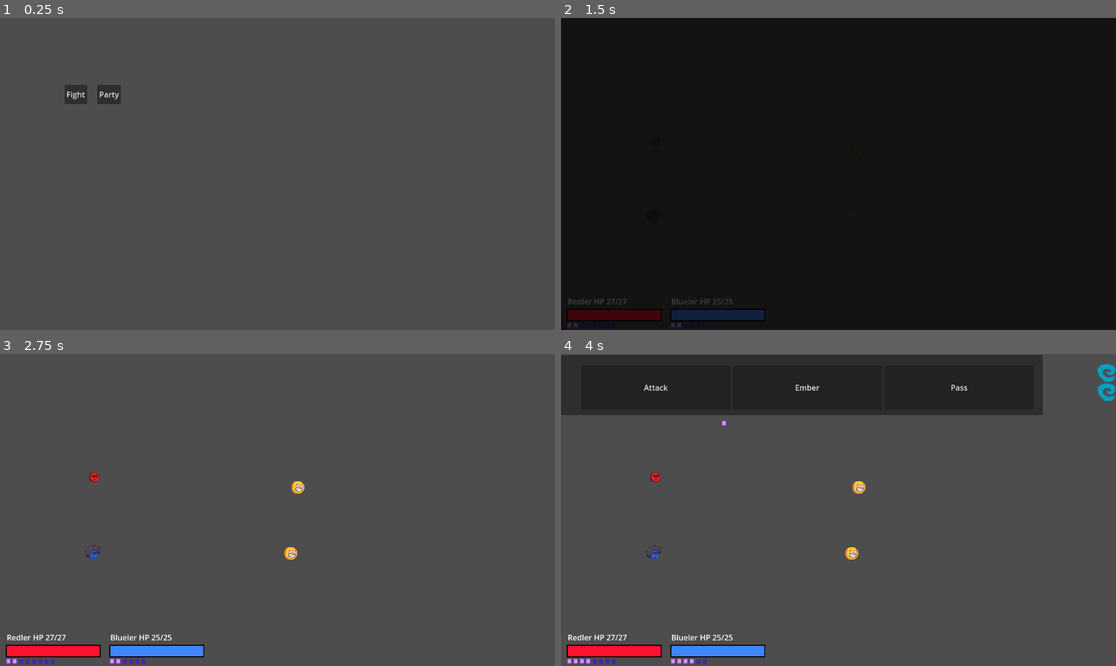
Above: before the commit, frames 1-4 (two rows, left to right).
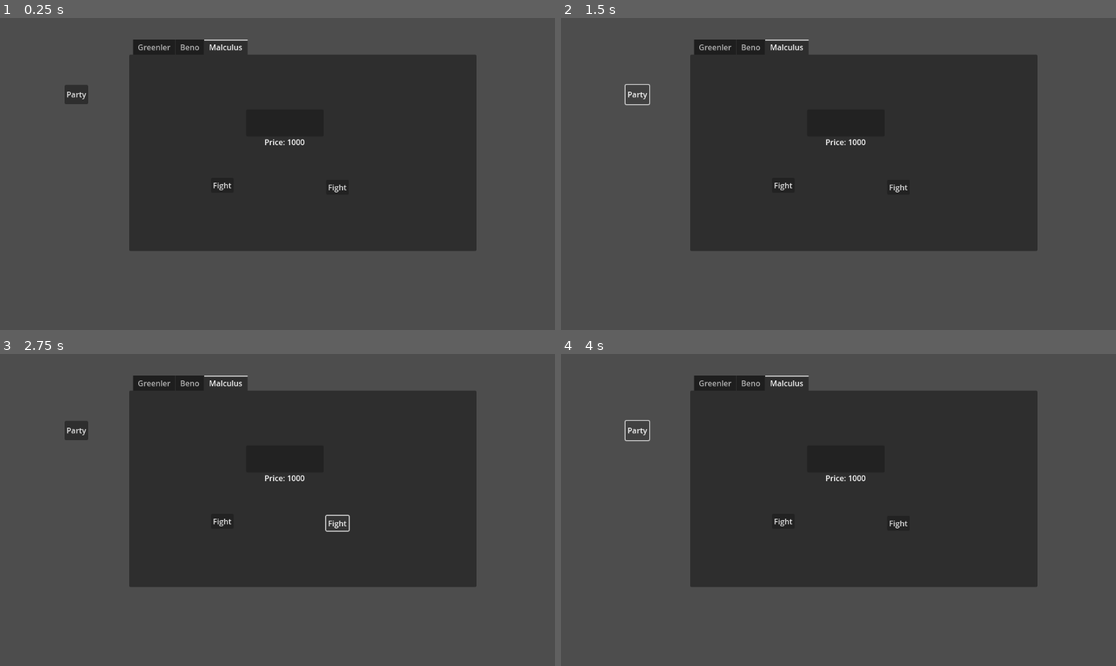
Above: after the commit, the same moments.

Repository: PixelBrownieSoftware/RedBlueBattles-RPG
Game: Godot game, scene res://scenes/overworld_scene.tscn
Same seed, same stepped clock (60 frames per second), same inputs: the game is played once before the commit and once after it.
Inputs (mouse positions are in pixels of both pictures, inside the frame that each line leads up to):
- Up to frame 1 (0.25 s): no input
- Up to frame 2 (1.5 s): click "Fight" at 0.5 s; click (638, 96) at 1.25 s, where only the run after the commit has a clickable "Party"
- Up to frame 3 (2.75 s): click (338, 522) at 2 s, where only the run after the commit has a clickable "Fight"
- Up to frame 4 (4 s): click (844, 460) at 2.77 s; click (638, 432) at 3.5 s, where only the run after the commit has a clickable "Party"

The runs differ from the first frame. In frame 1, 40% of the frame differs, in the area x 12-86%, y 6-75%; in frame 2, 98%, in the area x 0-100%, y 0-100%; in frame 3, 42%; in frame 4, 48%.
Error after the commit: Modulo by zero error in operator '%'. (res://src/buttons/button_group.gd:9)

Commit message:
added battle menu

Diff:
--- a/data/groups/test_enemies.tres
+++ b/data/groups/test_enemies.tres
@@ -1,15 +1,24 @@
-[gd_resource type="Resource" script_class="battle_group_data" load_steps=5 format=3 uid="uid://dcfu24v3efmrk"]
+[gd_resource type="Resource" script_class="battle_group_data" load_steps=6 format=3 uid="uid://dcfu24v3efmrk"]
 
 [ext_resource type="Resource" uid="uid://dml8a01r6lspa" path="res://data/characters/looney.tres" id="1_f2l82"]
 [ext_resource type="Script" path="res://src/battle_group_data.gd" id="1_w6l7a"]
 [ext_resource type="Script" path="res://src/scripts/battle_group_member.gd" id="2_tkavm"]
 
 [sub_resource type="Resource" id="Resource_wsqu0"]
+resource_local_to_scene = true
 script = ExtResource("2_tkavm")
 character = ExtResource("1_f2l82")
 skills = Array[Resource("res://src/scripts/skill.gd")]([])
-level = 2
+min_level = 1
+max_level = 2
+
+[sub_resource type="Resource" id="Resource_0weri"]
+script = ExtResource("2_tkavm")
+character = ExtResource("1_f2l82")
+skills = Array[Resource("res://src/scripts/skill.gd")]([])
+min_level = 1
+max_level = 3
 
 [resource]
 script = ExtResource("1_w6l7a")
-opponents = Array[ExtResource("2_tkavm")]([SubResource("Resource_wsqu0"), SubResource("Resource_wsqu0")])
+opponents = Array[ExtResource("2_tkavm")]([SubResource("Resource_wsqu0"), SubResource("Resource_0weri")])
--- /dev/null
+++ b/objects/UI/battle_select_button.tscn
@@ -0,0 +1,9 @@
+[gd_scene load_steps=2 format=3 uid="uid://cks6y325db8c4"]
+
+[ext_resource type="Script" path="res://src/buttons/button_group.gd" id="1_0ep0l"]
+
+[node name="To battle" type="Button"]
+text = "Fight"
+script = ExtResource("1_0ep0l")
+
+[connection signal="pressed" from="." to="." method="_on_pressed"]
--- /dev/null
+++ b/objects/level_lock.tscn
@@ -0,0 +1,8 @@
+[gd_scene load_steps=2 format=3 uid="uid://mnk5p5e8jqir"]
+
+[ext_resource type="Script" path="res://scenes/level_selector.gd" id="1_d52iw"]
+
+[node name="Level lock" type="Control"]
+layout_mode = 3
+anchors_preset = 0
+script = ExtResource("1_d52iw")
--- /dev/null
+++ b/objects/misc/level_lock.tscn
@@ -0,0 +1,6 @@
+[gd_scene load_steps=2 format=3 uid="uid://bmv0o1ywk4p43"]
+
+[ext_resource type="Script" path="res://src/battle_characeter_lock.gd" id="1_1mkx6"]
+
+[node name="LevelLock" type="Node"]
+script = ExtResource("1_1mkx6")
--- /dev/null
+++ b/scenes/level_selector.gd
@@ -0,0 +1,11 @@
+extends Control
+
+@export var exp_cost : int
+
+#TODO: There will be about 8 bosses in the base game
+#3 of them are initally accessible, you need to unlock the others via EXP
+#The max level might be about 50
+#All the bosses are maybe around the 30 - 50 range
+
+#Surrounding each boss is a mixture of battle groups sharing a theme
+#I plan this game to be fucking brutal, although it won't punish death
--- a/scenes/overworld_scene.tscn
+++ b/scenes/overworld_scene.tscn
@@ -1,13 +1,14 @@
-[gd_scene load_steps=9 format=3 uid="uid://ckmw47six2iym"]
+[gd_scene load_steps=10 format=3 uid="uid://ckmw47six2iym"]
 
 [ext_resource type="Script" path="res://src/scripts/overworld_scene.gd" id="1_gsfbw"]
 [ext_resource type="Resource" uid="uid://hchecnhgg381" path="res://data/characters/redler.tres" id="2_r4jfg"]
 [ext_resource type="Resource" uid="uid://bog42i8lb7wr0" path="res://data/characters/blueler.tres" id="3_f2hvt"]
-[ext_resource type="Script" path="res://src/buttons/button_group.gd" id="3_lfn7i"]
 [ext_resource type="Resource" uid="uid://dcfu24v3efmrk" path="res://data/groups/test_enemies.tres" id="4_ifbpk"]
 [ext_resource type="PackedScene" uid="uid://d0j2rpxn00nk3" path="res://objects/UI/party_member_menu.tscn" id="6_a36ul"]
 [ext_resource type="Script" path="res://scenes/extra_skills_menu.gd" id="7_jfqex"]
+[ext_resource type="PackedScene" uid="uid://cks6y325db8c4" path="res://objects/UI/battle_select_button.tscn" id="8_0fx3b"]
 [ext_resource type="Script" path="res://scenes/button_select_skill.gd" id="8_pstvk"]
+[ext_resource type="PackedScene" uid="uid://bmv0o1ywk4p43" path="res://objects/misc/level_lock.tscn" id="9_e0sob"]
 
 [node name="OverworldMenu" type="Node2D"]
 script = ExtResource("1_gsfbw")
@@ -29,12 +30,6 @@
 offset_bottom = 113.0
 theme_override_constants/separation = 21
 
-[node name="To battle" type="Button" parent="MenuBar/HBoxContainer"]
-layout_mode = 2
-text = "Fight"
-script = ExtResource("3_lfn7i")
-selected_group = ExtResource("4_ifbpk")
-
 [node name="Party" type="Button" parent="MenuBar/HBoxContainer"]
 layout_mode = 2
 text = "Party"
@@ -49,6 +44,7 @@
 offset_bottom = 31.0
 
 [node name="ExtraSkillsMenu" type="Control" parent="."]
+visible = false
 layout_mode = 3
 anchors_preset = 0
 offset_left = 293.0
@@ -218,13 +214,80 @@
 layout_mode = 2
 text = "Back"
 
-[node name="Level selector" type="Node" parent="."]
-
-[connection signal="load_battle" from="MenuBar/HBoxContainer/To battle" to="." method="load_battle"]
-[connection signal="pressed" from="MenuBar/HBoxContainer/To battle" to="MenuBar/HBoxContainer/To battle" method="_on_pressed"]
+[node name="TabContainer" type="TabContainer" parent="."]
+offset_left = 268.0
+offset_top = 45.0
+offset_right = 989.0
+offset_bottom = 484.0
+current_tab = 2
+
+[node name="Greenler" type="TabBar" parent="TabContainer"]
+visible = false
+layout_mode = 2
+
+[node name="To battle" parent="TabContainer/Greenler" instance=ExtResource("8_0fx3b")]
+layout_mode = 2
+offset_left = 98.0
+offset_top = 178.0
+offset_right = 145.0
+offset_bottom = 209.0
+
+[node name="To battle2" parent="TabContainer/Greenler" instance=ExtResource("8_0fx3b")]
+layout_mode = 2
+offset_left = 528.0
+offset_top = 181.0
+offset_right = 575.0
+offset_bottom = 212.0
+
+[node name="Beno" type="TabBar" parent="TabContainer"]
+visible = false
+layout_mode = 2
+
+[node name="Malculus" type="TabBar" parent="TabContainer"]
+layout_mode = 2
+
+[node name="LevelLock" parent="TabContainer/Malculus" instance=ExtResource("9_e0sob")]
+cost = 999
+
+[node name="To battle" parent="TabContainer/Malculus/LevelLock" instance=ExtResource("8_0fx3b")]
+offset_left = 438.0
+offset_top = 332.0
+offset_right = 485.0
+offset_bottom = 363.0
+
+[node name="To battle2" parent="TabContainer/Malculus/LevelLock" instance=ExtResource("8_0fx3b")]
+offset_left = 677.0
+offset_top = 336.0
+offset_right = 724.0
+offset_bottom = 367.0
+
+[node name="Unlocker" type="Control" parent="TabContainer/Malculus"]
+anchors_preset = 0
+offset_left = 243.0
+offset_top = 114.0
+offset_right = 407.0
+offset_bottom = 200.0
+
+[node name="UnlockButton" type="Button" parent="TabContainer/Malculus/Unlocker"]
+layout_mode = 0
+offset_right = 161.0
+offset_bottom = 56.0
+
+[node name="RichTextLabel" type="RichTextLabel" parent="TabContainer/Malculus/Unlocker"]
+layout_mode = 0
+offset_left = -1.0
+offset_top = 56.0
+offset_right = 162.0
+offset_bottom = 91.0
+bbcode_enabled = true
+text = "[center]Price: 1000[/center]"
+fit_content = true
+
 [connection signal="pressed" from="MenuBar/HBoxContainer/Party" to="." method="load_party"]
 [connection signal="go_to_ex_skills" from="PartyMember menu" to="ExtraSkillsMenu" method="open_menu"]
 [connection signal="pressed" from="PartyMember menu/Panel/Back" to="." method="main_menu"]
 [connection signal="pressed" from="ExtraSkillsMenu/VBoxContainer/Back2" to="." method="main_menu"]
+[connection signal="tab_changed" from="TabContainer/Malculus" to="TabContainer/Malculus/LevelLock" method="on_tab_open"]
+[connection signal="pressed" from="TabContainer/Malculus/Unlocker/UnlockButton" to="TabContainer/Malculus/LevelLock" method="unlock"]
 
 [editable path="PartyMember menu"]
--- /dev/null
+++ b/src/battle_characeter_lock.gd
@@ -0,0 +1,21 @@
+extends Node
+
+@export var cost : int
+@export var is_open : bool = false
+@export var unlocker_button : Button
+@export var unlocker_text : RichTextLabel
+@export var unlocker : Control
+
+func unlock():
+	GlobalVariables.expereince_score -= cost
+	is_open = true
+	unlocker.visible = false
+
+func on_tab_open(tab: int):
+	if !is_open:
+		unlocker_text.text = "[center]Cost: " + str(cost) + "[/center]"
+		unlocker_button.pressed.connect(unlock)
+		unlocker_button.disabled = cost > GlobalVariables.expereince_score
+		unlocker.visible = true
+		for button : Button in get_children():
+			button.disabled = true
--- a/src/buttons/button_group.gd
+++ b/src/buttons/button_group.gd
@@ -2,15 +2,9 @@
 class_name button_group
 
 @export
-var selected_group : battle_group_data
+var battle_groups : Array[battle_group_data]
 signal load_battle(group : battle_group_data)
 
-func _ready():
-	pass # Replace with function body.
-
-# Called every frame. 'delta' is the elapsed time since the previous frame.
-func _process(delta):
-	pass
-
 func _on_pressed():
-	load_battle.emit(selected_group)
+	var selected: int = randi() % battle_groups.size()
+	load_battle.emit(battle_groups[selected])
--- a/src/scripts/battle_group_member.gd
+++ b/src/scripts/battle_group_member.gd
@@ -3,4 +3,5 @@
 
 @export var character : battle_character_base
 @export var skills : Array[rpg_skill]
-@export var level : int = 1
+@export var min_level : int = 1
+@export var max_level : int = 1
--- a/src/scripts/overworld_scene.gd
+++ b/src/scripts/overworld_scene.gd
@@ -20,18 +20,19 @@
 
 func main_menu():
 	$MenuBar/HBoxContainer/Party.visible = true
-	$"MenuBar/HBoxContainer/To battle".visible = true
+	#$"MenuBar/HBoxContainer/To battle".visible = true
 	$"PartyMember menu".visible = false
 	$ExtraSkillsMenu.visible = false
 
 func load_battle(selected_group):
 	$"MenuBar/HBoxContainer".visible = false
 	for battle_character_member : battle_group_member in selected_group.opponents:
-		CharacterFactory.create_new_character(battle_character_member.character,EnemyMembers , battle_character_member.level)
+		var level : int =  randi() % battle_character_member.max_level + battle_character_member.min_level
+		CharacterFactory.create_new_character(battle_character_member.character,EnemyMembers , level)
 	await FadeScene.fade_bg(Color.BLACK, 0.7)
 	get_tree().change_scene_to_file(battle_scene)
 
 func load_party():
-	$MenuBar/HBoxContainer/Party.visible = false
+	#$MenuBar/HBoxContainer/Party.visible = false
 	$"MenuBar/HBoxContainer/To battle".visible = false
 	$"PartyMember menu".activate()
